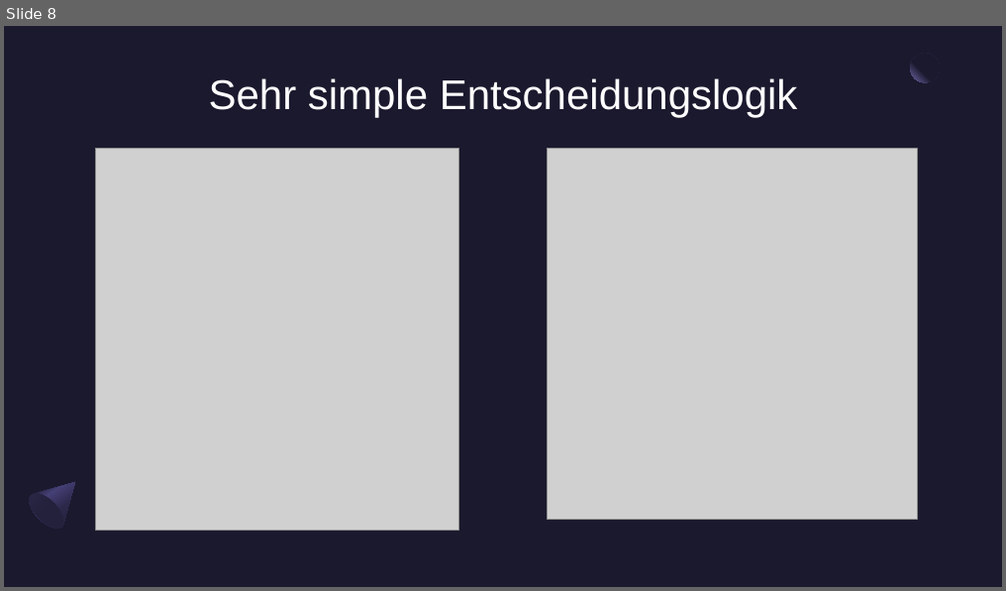
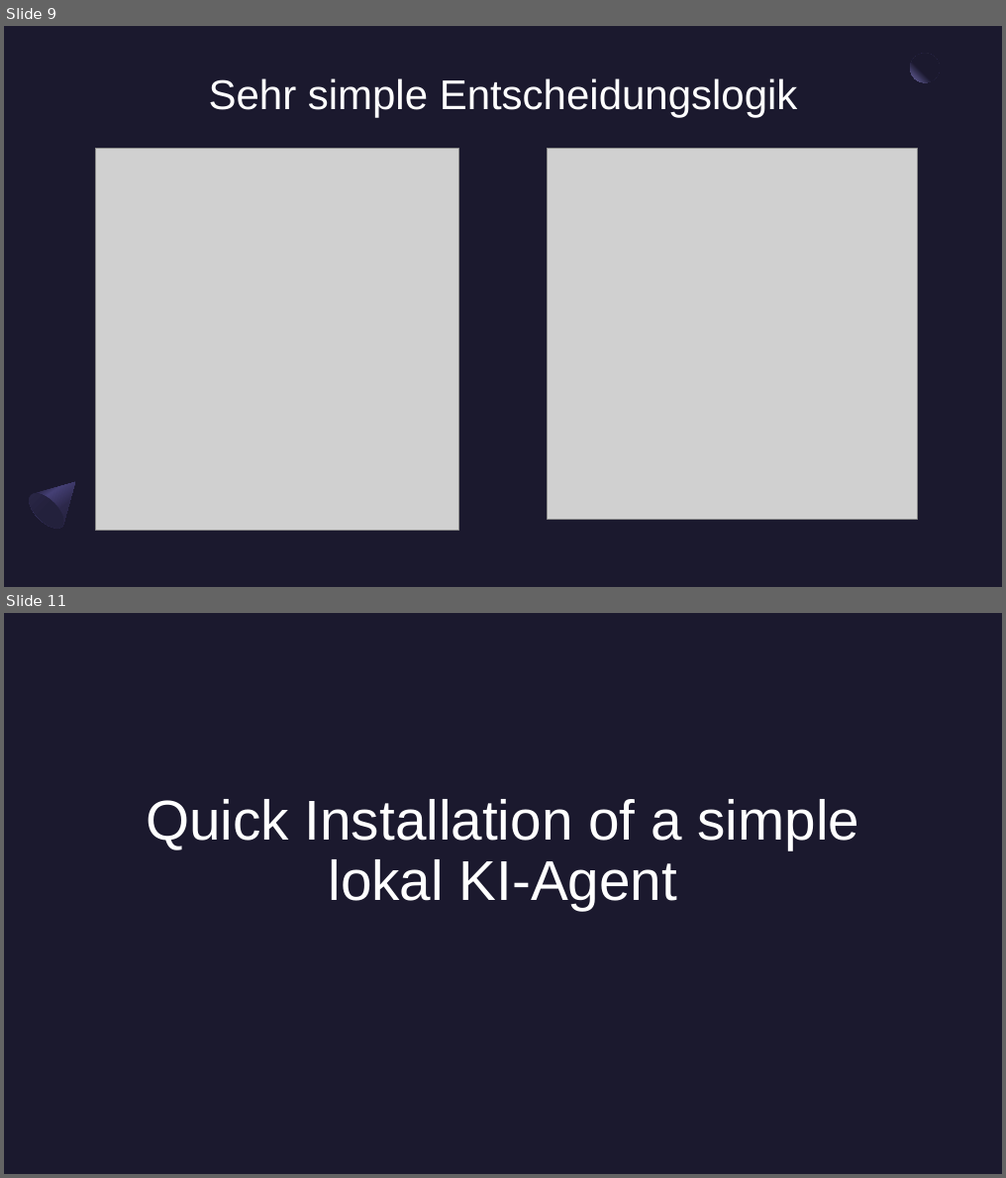
Before and after one commit to kis4-2026ss/projekt-bb-g2-huber-starlinger, a slide deck: docs/KIS-Projekt Präsentation.pptx. Shown one above the other, each under a label of ours: slide 8 before the commit, slides 9 and 11 after it; the slides between them are not shown. The pictures are 1006x591 and 1006x1178 pixels, drawn with LibreOffice and Linux fonts; fonts in the diff are those of the drawing; grey boxes stand for pictures; background and template pictures are left out. Boxes give left, top, right and bottom in pixels: in the first picture for what was removed or moved away, otherwise in the second. Text is boxed around its words. In the diff, an @@ line names an element or a change of style, - is before the commit and + after.

```diff
--- a/docs/KIS-Projekt Präsentation.pptx
+++ b/docs/KIS-Projekt Präsentation.pptx
@@ slide 11 added at (x1=4, y1=613, x2=1002, y2=1174), background picture (left out) @@
@@ title added at (x1=146, y1=799, x2=859, y2=910), 54 pt, text #FFFFFF @@
+Quick Installation of a simple lokal KI-Agent
@@ what was slide 8 is now slide 9 @@
```
Also in this commit, not shown: 5 slides changed, 3 other slides added, 5 slides removed, 2 other files.
